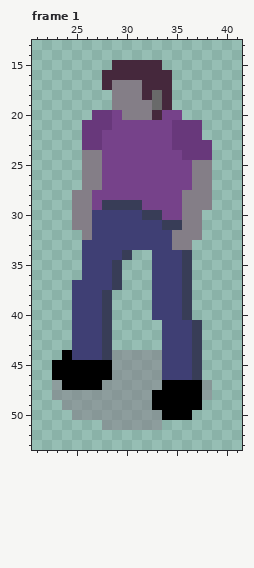
Edited in one commit: pixel-art file (assets/primitives/zombie.aseprite). Above is the file before it was changed.
64x64 pixels, 2 frames. Shown: frame 1: x 21..41, y 13..53. The commit also changed other frames, which this record leaves out.
And afterwards:
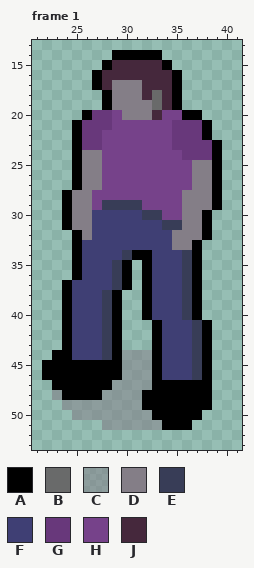
Palette (. is transparent): A #000000  B #696a6a  C #847e8782  D #847e87  E #383d57  F #3f3f74  G #68387b  H #76428a  J #45283c
Diff:
layer "Outline" added
--- frame 1, layer "Outline"
@@ x 21..41 @@
 13 .....................
-14 .....................
-15 ........JJJJJ........
-16 .......JJJJJJJ.......
-17 .......JDDDJJJ.......
-18 ........DDDJBJ.......
-19 ........DDDDBJ.......
-20 ......GGHDDDJHH......
-21 .....GGGHHHHHHGGG....
-22 .....GGHHHHHHHGGG....
-23 .....GGHHHHHHHGGGG...
-24 .....DDHHHHHHHHGGG...
-25 .....DDHHHHHHHHHDD...
-26 .....DDHHHHHHHHHDD...
-27 .....DDHHHHHHHHHDD...
-28 ....DDHHHHHHHHHDDD...
-29 ....DDHEEEEHHHHDDD...
-30 ....DDFFFFFEEHHDD....
-31 ....DDFFFFFFFEEDD....
-32 .....DFFFFFFFFDDD....
-33 .....FFFFFFFFFDD.....
-34 .....FFFFE..FFFE.....
-35 .....FFFE...FFFE.....
-36 .....FFFE...FFFE.....
-37 ....FFFFE...FFFE.....
-38 ....FFFE....FFFE.....
-39 ....FFFE....FFFE.....
-40 ....FFFE....FFFE.....
-41 ....FFFE.....FFFE....
-42 ....FFFE.....FFFE....
-43 ....FFFE.....FFFE....
-44 ...AFFFECCCCCFFFE....
-45 ..AAAAAACCCCCFFFE....
-46 ..AAAAAACCCCCFFFE....
-47 ..CAAAACCCCCCAAAAC...
-48 ..CCCCCCCCCCAAAAAC...
-49 ...CCCCCCCCCAAAAA....
-50 ....CCCCCCCCCAAA.....
-51 .......CCCCCC........
+14 ........AAAAA........
+15 .......AJJJJJA.......
+16 ......AJJJJJJJA......
+17 ......AJDDDJJJA......
+18 .......ADDDJBJA......
+19 .......ADDDDBJA......
+20 .....AGGHDDDJHHAA....
+21 ....AGGGHHHHHHGGGA...
+22 ....AGGHHHHHHHGGGA...
+23 ....AGGHHHHHHHGGGGA..
+24 ....ADDHHHHHHHHGGGA..
+25 ....ADDHHHHHHHHHDDA..
+26 ....ADDHHHHHHHHHDDA..
+27 ....ADDHHHHHHHHHDDA..
+28 ...ADDHHHHHHHHHDDDA..
+29 ...ADDHEEEEHHHHDDDA..
+30 ...ADDFFFFFEEHHDDA...
+31 ...ADDFFFFFFFEEDDA...
+32 ....ADFFFFFFFFDDDA...
+33 ....AFFFFFFFFFDDA....
+34 ....AFFFFEAAFFFEA....
+35 ....AFFFEA.AFFFEA....
+36 ....AFFFEA.AFFFEA....
+37 ...AFFFFEA.AFFFEA....
+38 ...AFFFEA..AFFFEA....
+39 ...AFFFEA..AFFFEA....
+40 ...AFFFEA..AFFFEA....
+41 ...AFFFEA...AFFFEA...
+42 ...AFFFEA...AFFFEA...
+43 ...AFFFEA...AFFFEA...
+44 ..AAFFFEACCCAFFFEA...
+45 .AAAAAAAACCCAFFFEA...
+46 .AAAAAAAACCCAFFFEA...
+47 ..AAAAAACCCCAAAAAA...
+48 ..CAAAACCCCAAAAAAA...
+49 ...CCCCCCCCAAAAAAA...
+50 ....CCCCCCCCAAAAA....
+51 .......CCCCCCAAA.....
 52 .....................
Boxes around the changes in both pictures, in picture pixels (x1, y1, x2, y2):
changed: (42, 50, 222, 430)
